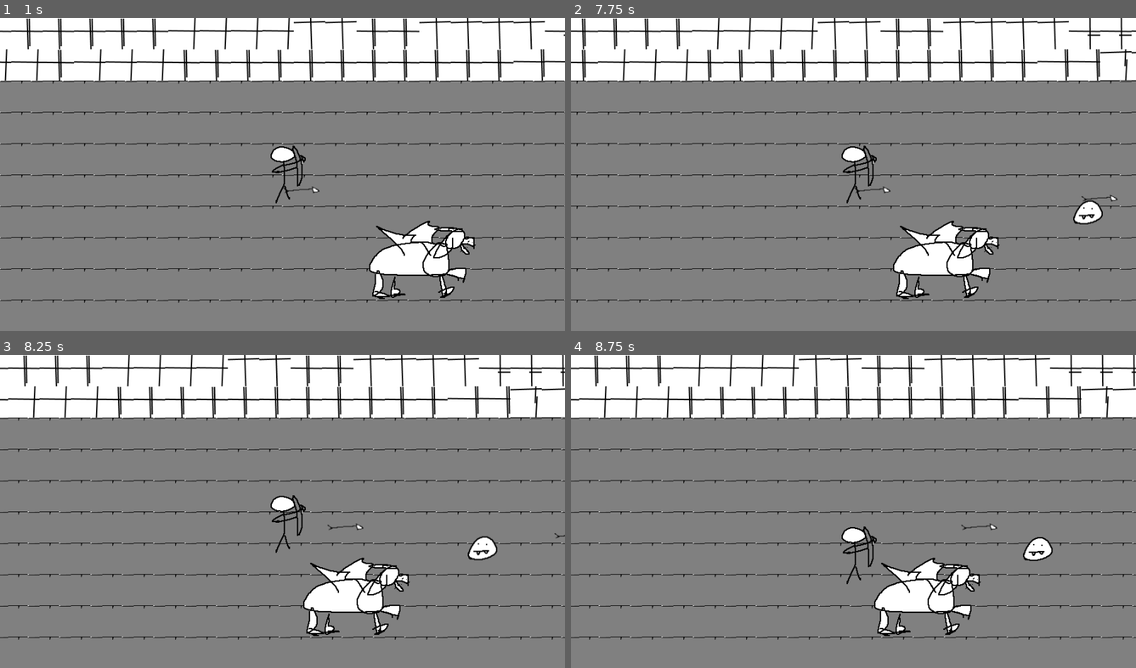
Above: before the commit, frames 1-4 (two rows, left to right).
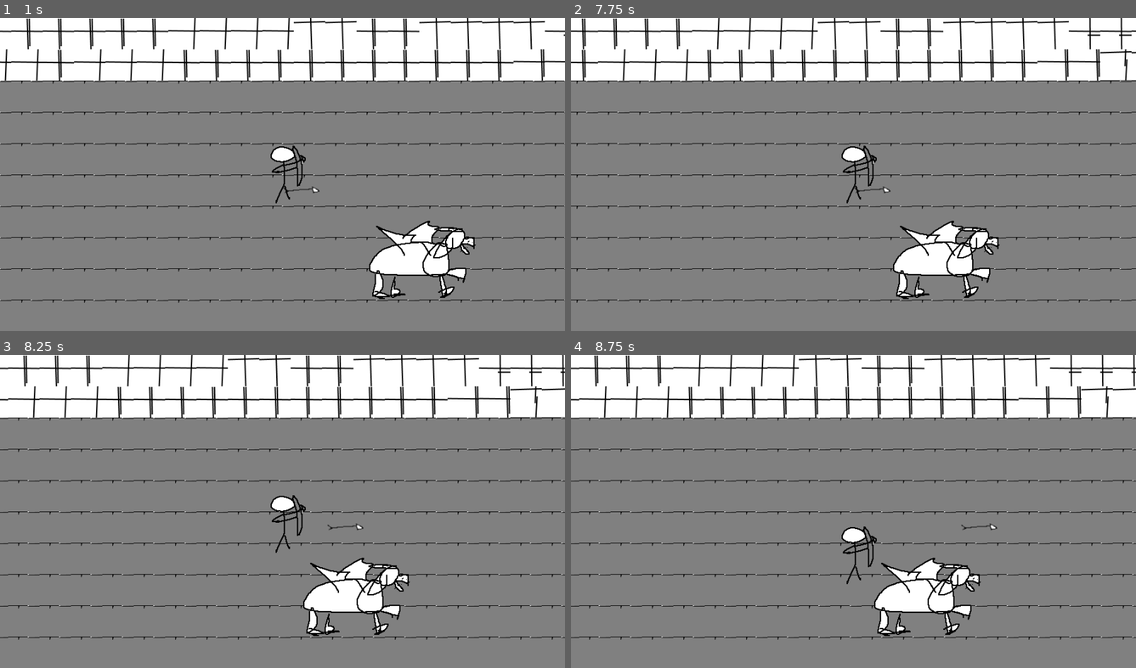
Above: after the commit, the same moments.

Repository: m7rk/codingblocksjam
Game: Godot game, scene res://Dungeon.tscn
Two runs of this game, one before a commit and one after it. Both use one fixed random seed, a clock stepped at 60 frames per second and the inputs below.
Inputs (mouse positions are in pixels of both pictures, inside the frame that each line leads up to):
- Up to frame 1 (1 s): tap Enter at 0.5 s; move the mouse to (406, 158) at 0.52 s; hold D (right) from 0.53 s (still down); click (406, 158) at 0.67 s
- Up to frame 2 (7.75 s): move the mouse to (740, 190) at 1.27 s; release D (right) at 1.28 s; hold S (down) 1.28-2.03 s; move the mouse to (910, 105) at 2.02 s; hold D (right) 2.03-2.78 s; move the mouse to (825, 237) at 2.77 s; hold W (up) 2.78-3.53 s; click (825, 237) at 2.92 s; move the mouse to (1023, 221) at 3.52 s; hold A (left) 3.53-5.03 s; move the mouse to (684, 127) at 4.27 s; move the mouse to (881, 174) at 5.02 s; hold S (down) 5.03-5.78 s; click (881, 174) at 5.17 s; move the mouse to (768, 96) at 5.77 s; hold D (right) 5.78-6.53 s; move the mouse to (977, 158) at 6.52 s; hold W (up) 6.53-7.28 s; move the mouse to (740, 190) at 7.27 s; hold D (right) from 7.28 s (still down); click (740, 190) at 7.42 s
- Up to frame 3 (8.25 s): move the mouse to (339, 442) at 8.02 s; release D (right) at 8.03 s; hold S (down) from 8.03 s (still down)
- Up to frame 4 (8.75 s): keep holding S (down)

Frame 1 is identical in both runs. In frame 2, 0.3% of the frame differs, in the area x 88-97%, y 56-66%; in frame 3, 0.3%; in frame 4, 0.3%.

Commit message:
add enemy collide

Diff:
--- a/Arrow.gd
+++ b/Arrow.gd
@@ -2,8 +2,8 @@
 
 var SPEED = 200
 # Declare member variables here. Examples:
-# var a = 2
-# var b = "text"
+var yvel = 2
+var ygrav = 2
 
 
 # Called when the node enters the scene tree for the first time.
@@ -14,3 +14,6 @@
 # Called every frame. 'delta' is the elapsed time since the previous frame.
 func _process(delta):
 	move_and_slide(Vector2(SPEED,0))
+	if get_slide_count()==1:
+		get_slide_collision(0).get_collider().queue_free()
+		queue_free()
--- a/Dungeon.tscn
+++ b/Dungeon.tscn
@@ -8,7 +8,6 @@
 [ext_resource path="res://CameraFollow.gd" type="Script" id=6]
 [ext_resource path="res://blob.png" type="Texture" id=7]
 [ext_resource path="res://Enemy.gd" type="Script" id=8]
-[ext_resource path="res://Arrow.tscn" type="PackedScene" id=9]
 
 [sub_resource type="RectangleShape2D" id=2]
 extents = Vector2( 10, 600 )
@@ -106,11 +105,15 @@
 
 [node name="Enemy" type="KinematicBody2D" parent="EnemyCollection"]
 position = Vector2( 1519, 308 )
+collision_mask = 3
 script = ExtResource( 8 )
 
 [node name="CollisionShape2D" type="CollisionShape2D" parent="EnemyCollection/Enemy"]
 position = Vector2( -1.5, 4 )
 shape = SubResource( 1 )
+__meta__ = {
+"_edit_lock_": true
+}
 
 [node name="Sprite" type="Sprite" parent="EnemyCollection/Enemy"]
 texture = ExtResource( 7 )
@@ -118,4 +121,38 @@
 "_edit_lock_": true
 }
 
-[node name="KinematicBody2D" parent="." instance=ExtResource( 9 )]
+[node name="Enemy2" type="KinematicBody2D" parent="EnemyCollection"]
+position = Vector2( 1477, 367 )
+collision_mask = 3
+script = ExtResource( 8 )
+
+[node name="CollisionShape2D" type="CollisionShape2D" parent="EnemyCollection/Enemy2"]
+position = Vector2( -1.5, 4 )
+shape = SubResource( 1 )
+__meta__ = {
+"_edit_lock_": true
+}
+
+[node name="Sprite" type="Sprite" parent="EnemyCollection/Enemy2"]
+texture = ExtResource( 7 )
+__meta__ = {
+"_edit_lock_": true
+}
+
+[node name="Enemy3" type="KinematicBody2D" parent="EnemyCollection"]
+position = Vector2( 1493, 255 )
+collision_mask = 3
+script = ExtResource( 8 )
+
+[node name="CollisionShape2D" type="CollisionShape2D" parent="EnemyCollection/Enemy3"]
+position = Vector2( -1.5, 4 )
+shape = SubResource( 1 )
+__meta__ = {
+"_edit_lock_": true
+}
+
+[node name="Sprite" type="Sprite" parent="EnemyCollection/Enemy3"]
+texture = ExtResource( 7 )
+__meta__ = {
+"_edit_lock_": true
+}
Not shown: 1 places in Dungeon.tscn that only renumber resources
